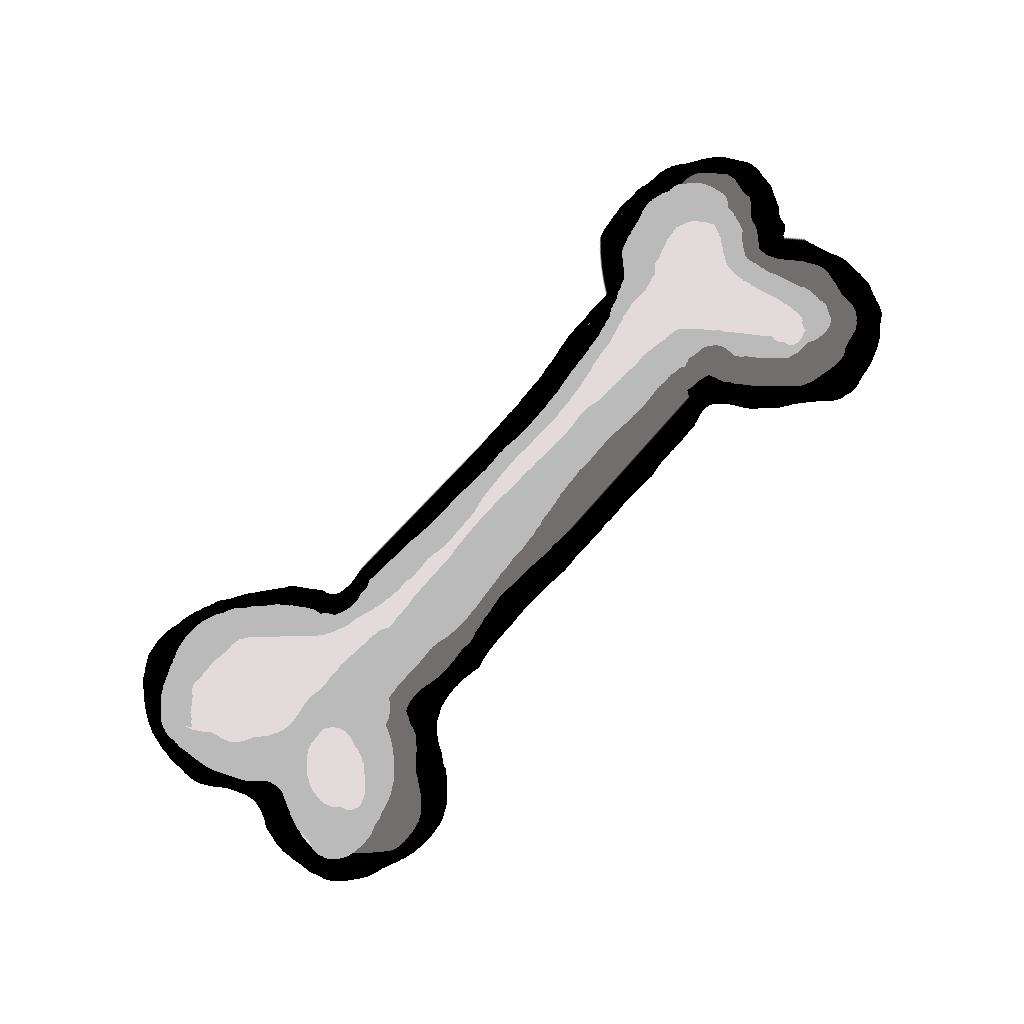
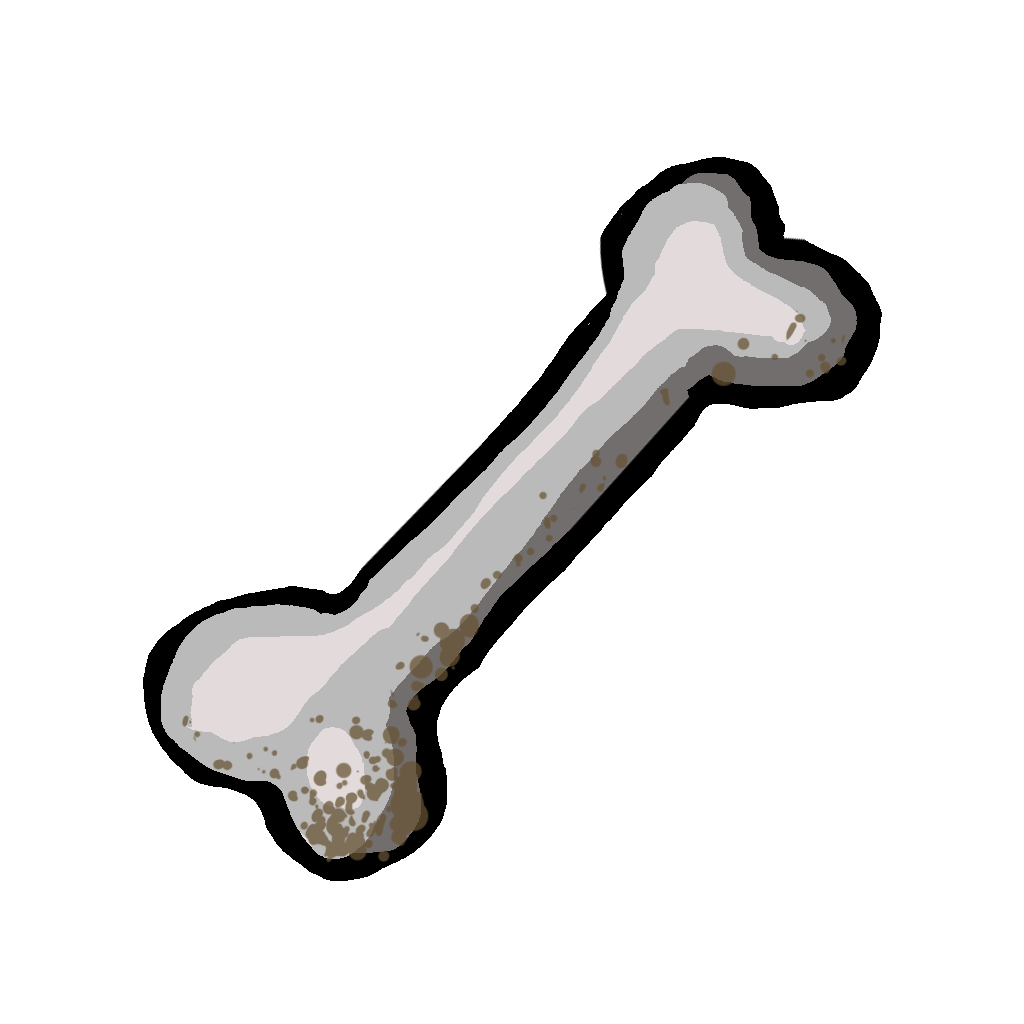
Before/after of a 1024×1024 layered artwork. What changed in the layer stack:
added layer "Layer 1" (73%) above "Camada 2" over box(182, 310, 847, 863)
